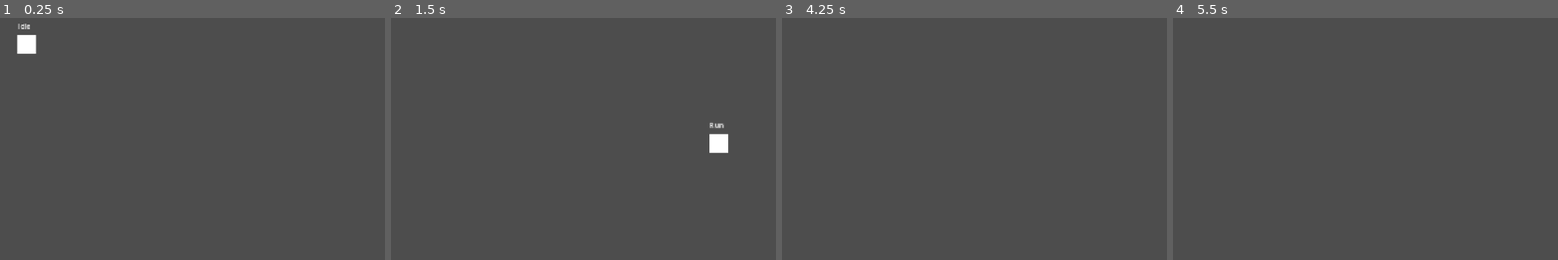
Above: before the commit, frames 1-4 (left to right).
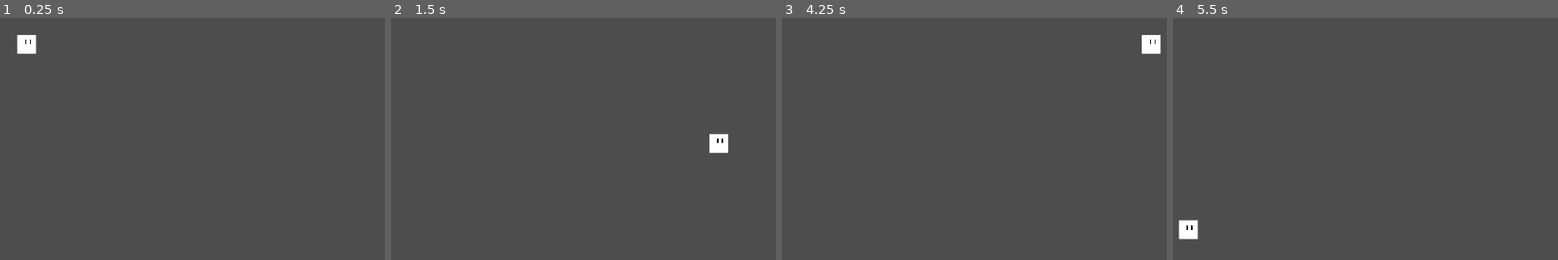
Above: after the commit, the same moments.

Repository: dewald-els/2d-gamejammers-spring-2025
Game: Godot game, scene res://scenes/world/world.tscn
The game is run twice, just before and just after one commit, with the same random seed, the same clock (stepped at 60 frames per second) and the same inputs.
Inputs:
- Up to frame 1 (0.25 s): no input
- Up to frame 2 (1.5 s): tap Enter at 0.5 s; hold D (player_right) 0.53-1.28 s; tap Shift (player_dash) at 0.6, 1.35 s; hold S (player_down) from 1.28 s (still down)
- Up to frame 3 (4.25 s): release S (player_down) at 2.03 s; hold D (player_right) 2.03-2.78 s; tap Shift (player_dash) at 2.1, 2.85, 3.6 s; tap Space at 2.75 s; hold W (player_up) 2.78-3.53 s; tap Enter at 3.5 s; hold A (player_left) from 3.53 s (still down)
- Up to frame 4 (5.5 s): tap Shift (player_dash) at 4.35, 5.1 s; release A (player_left) at 5.03 s; hold S (player_down) from 5.03 s (still down)

The runs differ from the first frame. In frame 1, less than 0.1% of the frame differs, in the area x 4-9%, y 2-11%; in frame 2, 0.1%; in frame 3, 0.4%; in frame 4, 0.4%, in the area x 1-7%, y 83-92%.

Commit message:
feat: Dash cooldown timer

Diff:
--- a/overgrown-src/scenes/entities/player/player.gd
+++ b/overgrown-src/scenes/entities/player/player.gd
@@ -3,7 +3,10 @@
 @onready var velocity_component: VelocityComponent = %VelocityComponent
 @onready var controller_component: ControllerComponent = %ControllerComponent
 @onready var state_machine: StateMachine = %StateMachine
+@onready var dash_cooldown_timer: Timer = %DashCooldownTimer
+
 @onready var state_label: Label = %StateLabel
+
 
 func _process(_delta: float) -> void:
 	state_label.text = state_machine.state.name
--- a/overgrown-src/scenes/entities/player/player.tscn
+++ b/overgrown-src/scenes/entities/player/player.tscn
@@ -24,6 +24,13 @@
 [node name="ControllerComponent" parent="." instance=ExtResource("3_1murt")]
 unique_name_in_owner = true
 
+[node name="Timers" type="Node" parent="."]
+
+[node name="DashCooldownTimer" type="Timer" parent="Timers"]
+unique_name_in_owner = true
+wait_time = 0.75
+one_shot = true
+
 [node name="StateMachine" type="Node" parent="."]
 unique_name_in_owner = true
 script = ExtResource("4_5sj0x")
@@ -43,10 +50,25 @@
 [node name="CollisionShape2D" type="CollisionShape2D" parent="."]
 shape = SubResource("CircleShape2D_8afob")
 
-[node name="Sprite2D" type="Sprite2D" parent="."]
+[node name="Visuals" type="Node2D" parent="."]
+
+[node name="Body" type="Sprite2D" parent="Visuals"]
+texture = ExtResource("2_dovo2")
+
+[node name="LeftEye" type="Sprite2D" parent="Visuals"]
+self_modulate = Color(0, 0, 0, 1)
+position = Vector2(-1, -1.875)
+scale = Vector2(0.0625, 0.234375)
+texture = ExtResource("2_dovo2")
+
+[node name="RightEye" type="Sprite2D" parent="Visuals"]
+self_modulate = Color(0, 0, 0, 1)
+position = Vector2(3, -1.875)
+scale = Vector2(0.0625, 0.234375)
 texture = ExtResource("2_dovo2")
 
 [node name="Debug" type="Node2D" parent="."]
+visible = false
 
 [node name="StateLabel" type="Label" parent="Debug"]
 unique_name_in_owner = true
--- a/overgrown-src/scenes/entities/player/state/player_state_dash.gd
+++ b/overgrown-src/scenes/entities/player/state/player_state_dash.gd
@@ -9,6 +9,7 @@
 
 
 func enter(_p: String, _d: Dictionary = {}) -> void:
+	player.dash_cooldown_timer.start()
 	base_velocity = player.velocity_component.velocity
 	dash_time_remaining = dash_duration
 
--- a/overgrown-src/scenes/entities/player/state/player_state_run.gd
+++ b/overgrown-src/scenes/entities/player/state/player_state_run.gd
@@ -9,7 +9,7 @@
     player.velocity_component.accelerate(direction)
     player.velocity_component.move(player)
 
-    if Input.is_action_just_pressed("player_dash"):
+    if player.dash_cooldown_timer.is_stopped() and Input.is_action_just_pressed("player_dash"):
         finished.emit(STATE_DASH)
     elif direction == Vector2.ZERO:
         finished.emit(STATE_IDLE)
